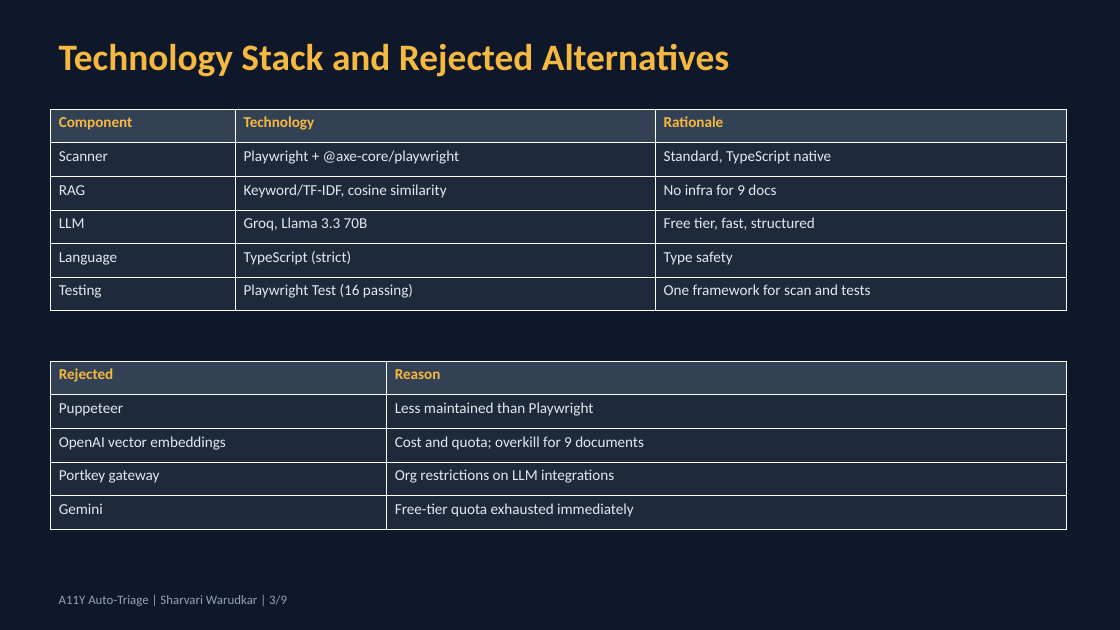
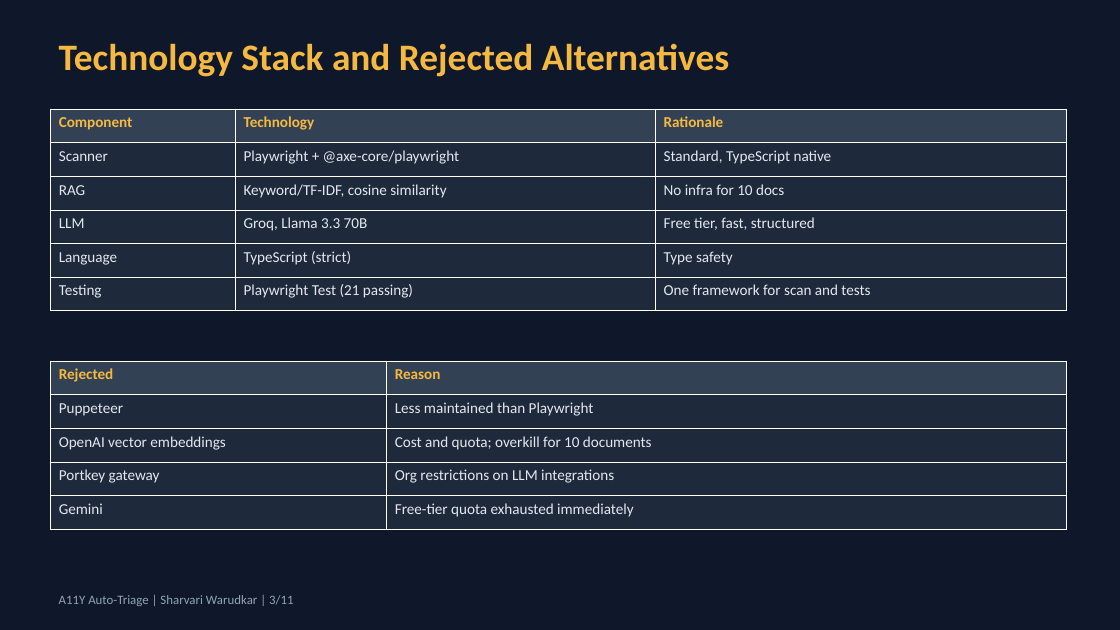
Before and after one commit to Sharvari-Warudkar/a11y-auto-triage, a slide deck: slide 3 of evidence/L1-a11y-auto-traige-presentation.pptx. Drawn at 1120x630 pixels with LibreOffice and Linux fonts; fonts in the diff are those of the drawing. Boxes give left, top, right and bottom in pixels: in the first picture for what was removed or moved away, otherwise in the second. Text is boxed around its words. In the diff, an @@ line names an element or a change of style, - is before the commit and + after.

```diff
--- a/evidence/L1-a11y-auto-traige-presentation.pptx
+++ b/evidence/L1-a11y-auto-traige-presentation.pptx
@@ table at [50,109,1067,311] @@
-row 3, column 3: No infra for 9 docs
+row 3, column 3: No infra for 10 docs
-row 6, column 2: Playwright Test (16 passing)
+row 6, column 2: Playwright Test (21 passing)
@@ table at [50,361,1067,529] @@
-row 3, column 2: Cost and quota; overkill for 9 documents
+row 3, column 2: Cost and quota; overkill for 10 documents
@@ text at [59,595,293,606]: text changed @@
-A11Y Auto-Triage | Sharvari Warudkar | 3/9
+A11Y Auto-Triage | Sharvari Warudkar | 3/11
```
Also in this commit, not shown: 7 other slides changed, 2 slides added, 29 other files.
